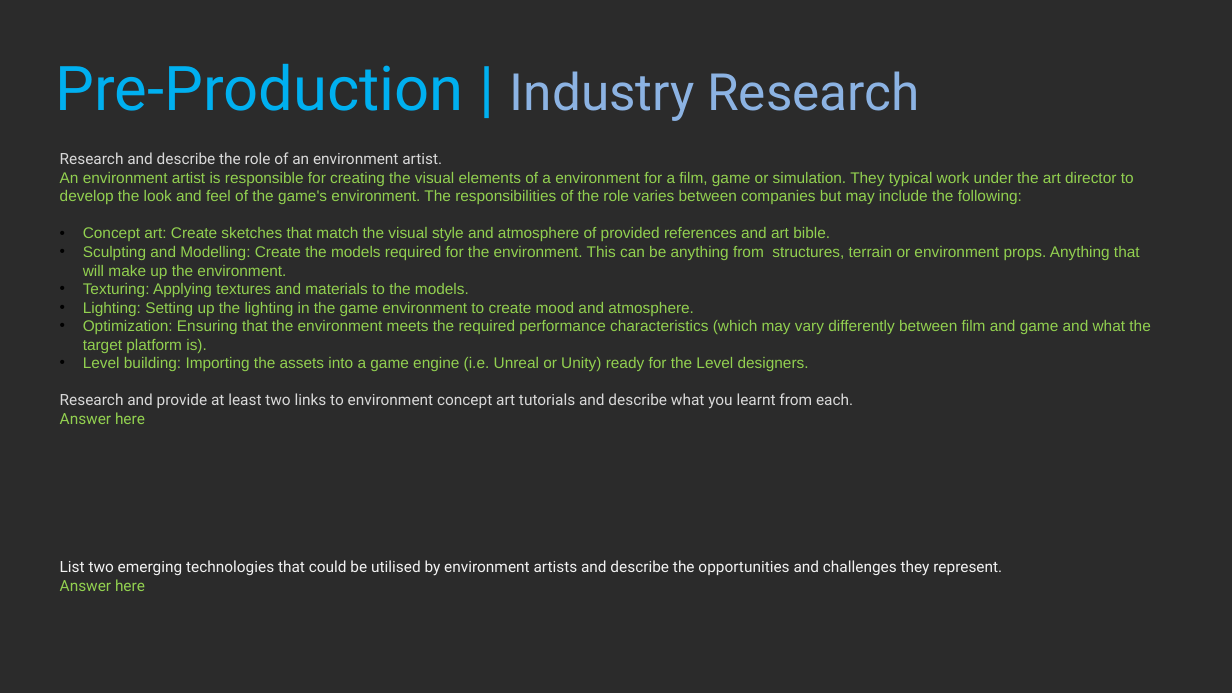
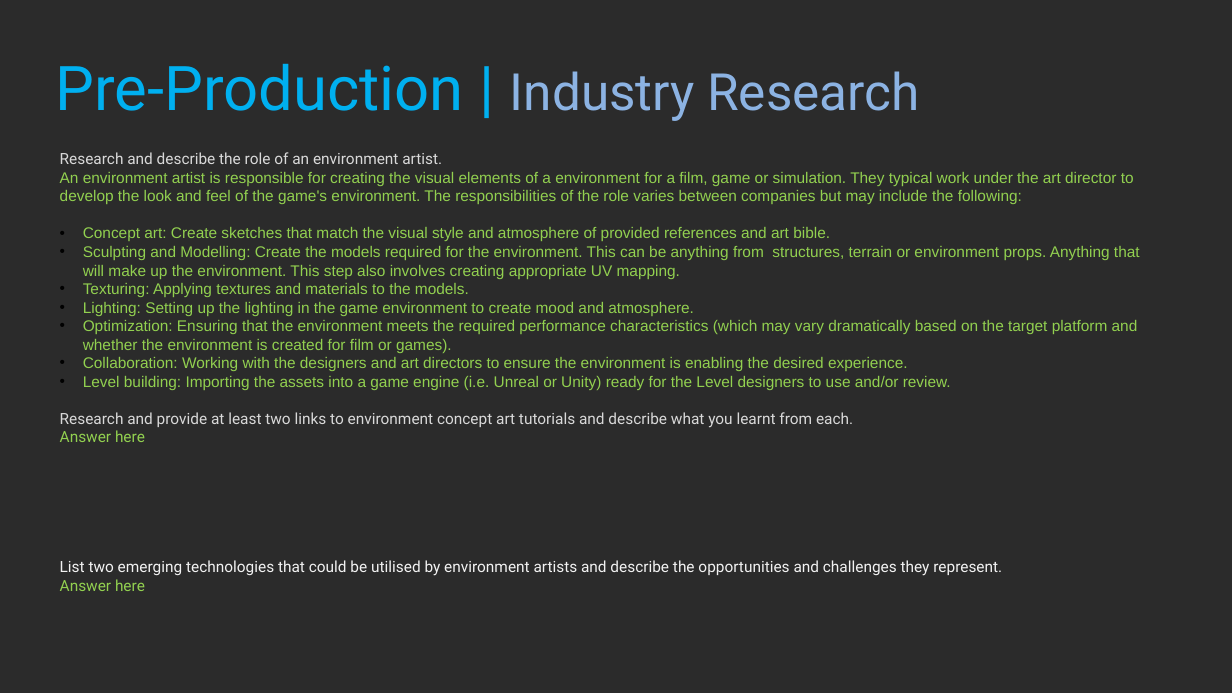
Before and after one commit to realityforge/aie_course, a slide deck: slide 10 of modules/Environment_Pipeline/Assessment/EnvironmentPipeline_PeterDonald/EnvironmentPipeline_Game_PeterDonald.pptx. Drawn at 1232x693 pixels with LibreOffice and Linux fonts; fonts in the diff are those of the drawing; background and template pictures are left out; a plain dark background stands for a picture behind light text. Boxes give left, top, right and bottom in pixels: in the first picture for what was removed or moved away, otherwise in the second. Text is boxed around its words. In the diff, an @@ line names an element or a change of style, - is before the commit and + after.

Commit message:
Further refine the role of environment artist

```diff
--- a/modules/Environment_Pipeline/Assessment/EnvironmentPipeline_PeterDonald/EnvironmentPipeline_Game_PeterDonald.pptx
+++ b/modules/Environment_Pipeline/Assessment/EnvironmentPipeline_PeterDonald/EnvironmentPipeline_Game_PeterDonald.pptx
@@ text at bbox=[83, 246, 1140, 279]: text changed @@
-• Sculpting and Modelling: Create the models required for the environment. This can be anything from structures, terrain or environment props. Anything that will make up the environment.
+• Sculpting and Modelling: Create the models required for the environment. This can be anything from structures, terrain or environment props. Anything that will make up the environment. This step also involves creating appropriate UV mapping.
@@ text at bbox=[83, 320, 1138, 390]: text changed @@
-• Optimization: Ensuring that the environment meets the required performance characteristics (which may vary differently between film and game and what the target platform is).
-• Level building: Importing the assets into a game engine (i.e. Unreal or Unity) ready for the Level designers.
+• Optimization: Ensuring that the environment meets the required performance characteristics (which may vary dramatically based on the target platform and whether the environment is created for film or games).
+• Collaboration: Working with the designers and art directors to ensure the environment is enabling the desired experience.
+• Level building: Importing the assets into a game engine (i.e. Unreal or Unity) ready for the Level designers to use and/or review.
```
